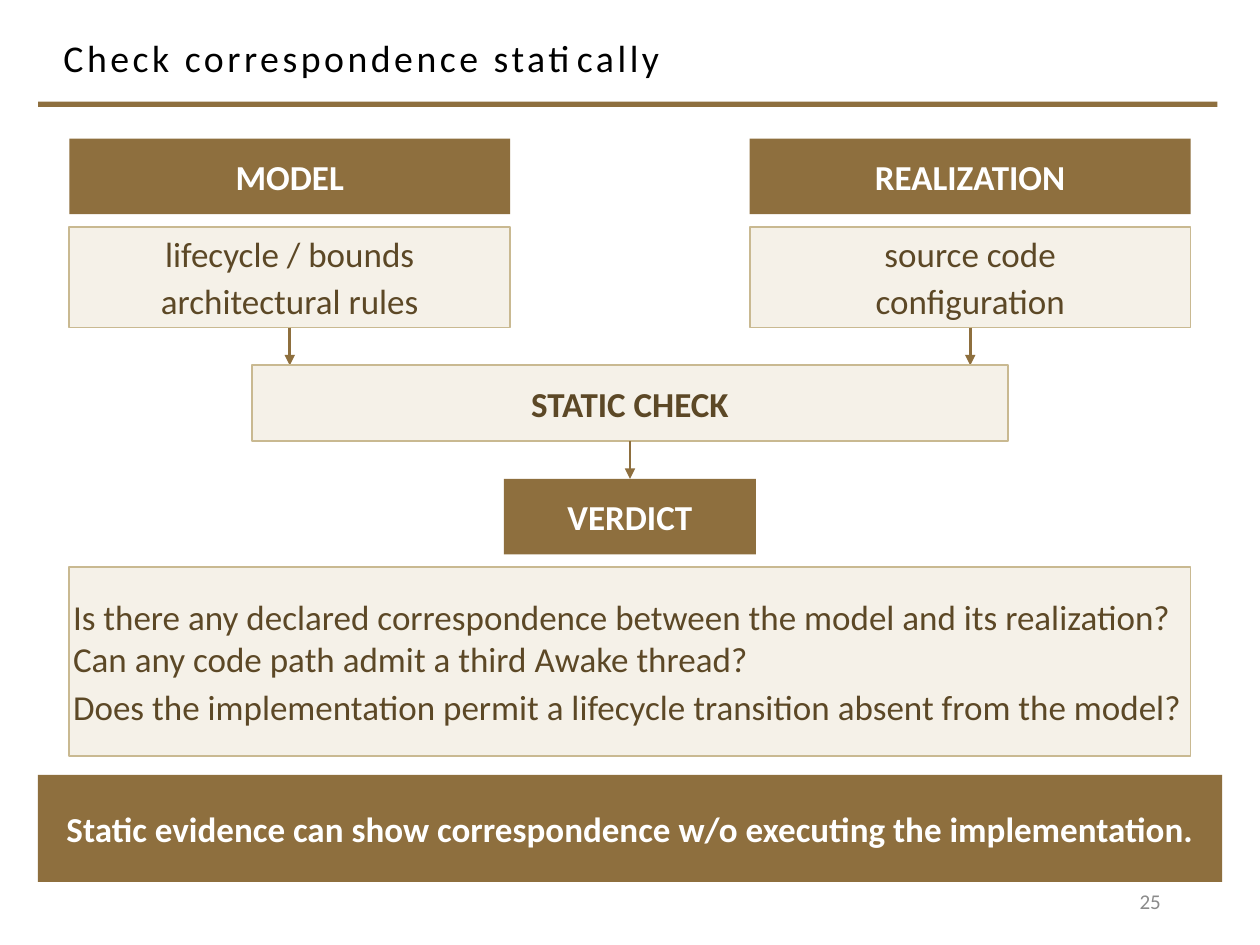
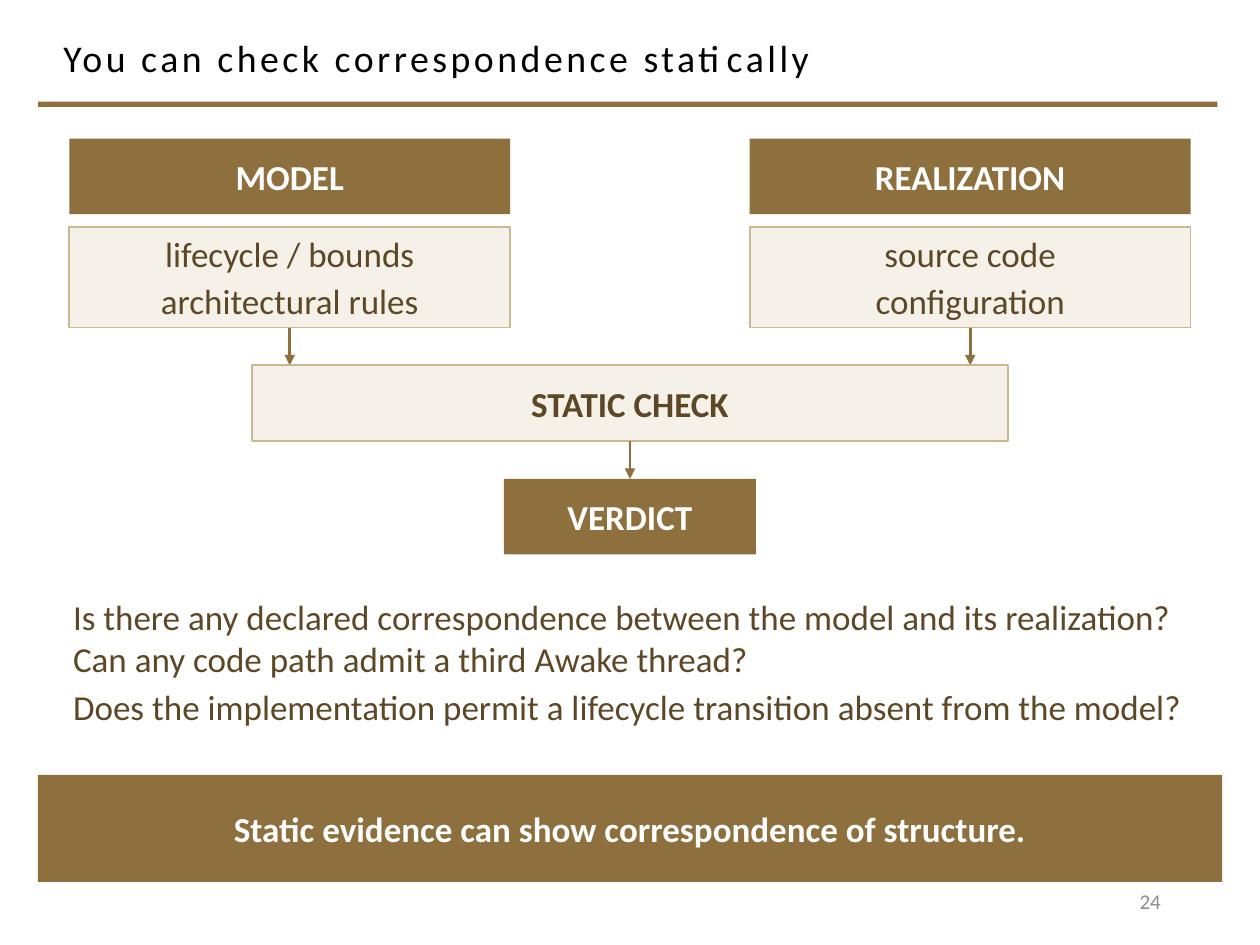
Before and after one commit to davisjam/model-based-agentic-software-engineering, a slide deck: slide 24 of course/lectures/act-2-delegation-and-control/03-alignment/2-3-Alignment.pptx (slide 25 before the commit). Drawn at 1260x945 pixels with LibreOffice and Linux fonts; fonts in the diff are those of the drawing; background and template pictures are left out. Boxes give left, top, right and bottom in pixels: in the first picture for what was removed or moved away, otherwise in the second. Text is boxed around its words. In the diff, an @@ line names an element or a change of style, - is before the commit and + after.

```diff
--- a/course/lectures/act-2-delegation-and-control/03-alignment/2-3-Alignment.pptx
+++ b/course/lectures/act-2-delegation-and-control/03-alignment/2-3-Alignment.pptx
@@ title at (x1=63, y1=45, x2=628, y2=78): text changed @@
-Check correspondence statically
+You can check correspondence statically
@@ text "Is there any declared correspondence ..." moved from (x1=69, y1=567, x2=1191, y2=756) to (x1=73, y1=605, x2=1181, y2=726) @@
@@ text "Is there any declared correspondence ..." at (x1=73, y1=605, x2=1181, y2=726): fill #F5F1E8 to none; outline #C9B991 1 pt to none @@
@@ text in rectangle at (x1=234, y1=817, x2=1026, y2=848): text changed @@
-Static evidence can show correspondence w/o executing the implementation.
+Static evidence can show correspondence of structure.
@@ page number at (x1=1140, y1=895, x2=1161, y2=909): text changed @@
-25
+24
```
Also in this commit, not shown: 22 other slides changed, 1 slide removed, 1 other file.
